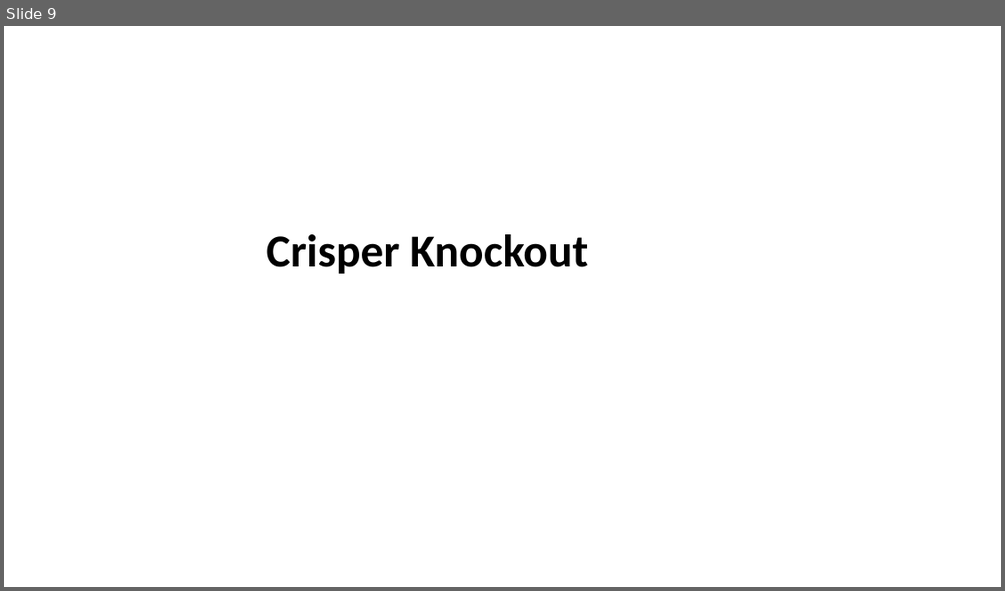
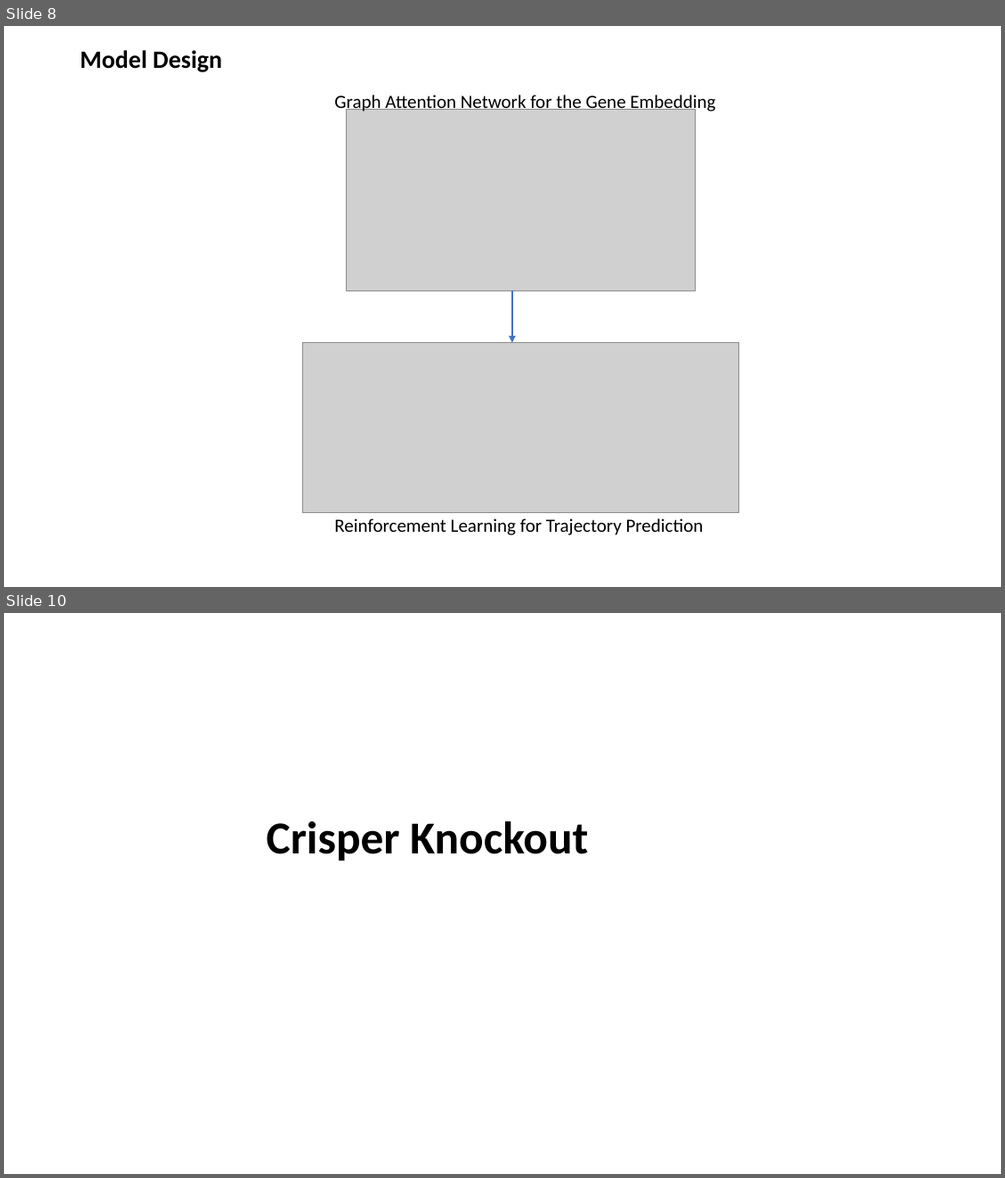
Before and after one commit to boabangf/GNN_RL_gene_trajectory_perturbation, a slide deck: ppt slides for omic codeathon (1) (1).pptx. Shown one above the other, each under a label of ours: slide 9 before the commit, slides 8 and 10 after it; the slides between them are not shown. The pictures are 1005x591 and 1005x1178 pixels, drawn with LibreOffice and Linux fonts; fonts in the diff are those of the drawing; grey boxes stand for pictures. Boxes give left, top, right and bottom in pixels: in the first picture for what was removed or moved away, otherwise in the second. Text is boxed around its words. In the diff, an @@ line names an element or a change of style, - is before the commit and + after.

```diff
--- a/ppt slides for omic codeathon (1) (1).pptx
+++ b/ppt slides for omic codeathon (1) (1).pptx
@@ slide 8 added at [4,26,1001,587], background #FFFFFF @@
@@ title added at [80,50,222,72], 24 pt, text #000000, bold @@
+Model Design
@@ text added at [334,95,715,113], 18 pt, text #000000 @@
+Graph Attention Network for the Gene Embedding
@@ picture added at [347,109,695,290] @@
@@ arrow added from (512, 290) to (512, 342), #4472C4 2.25 pt @@
@@ picture added at [302,342,739,512] @@
@@ text added at [334,518,704,535], 18 pt, text #000000 @@
+Reinforcement Learning for Trajectory Prediction
@@ what was slide 9 is now slide 10 @@
```
Also in this commit, not shown: 8 slides changed.
